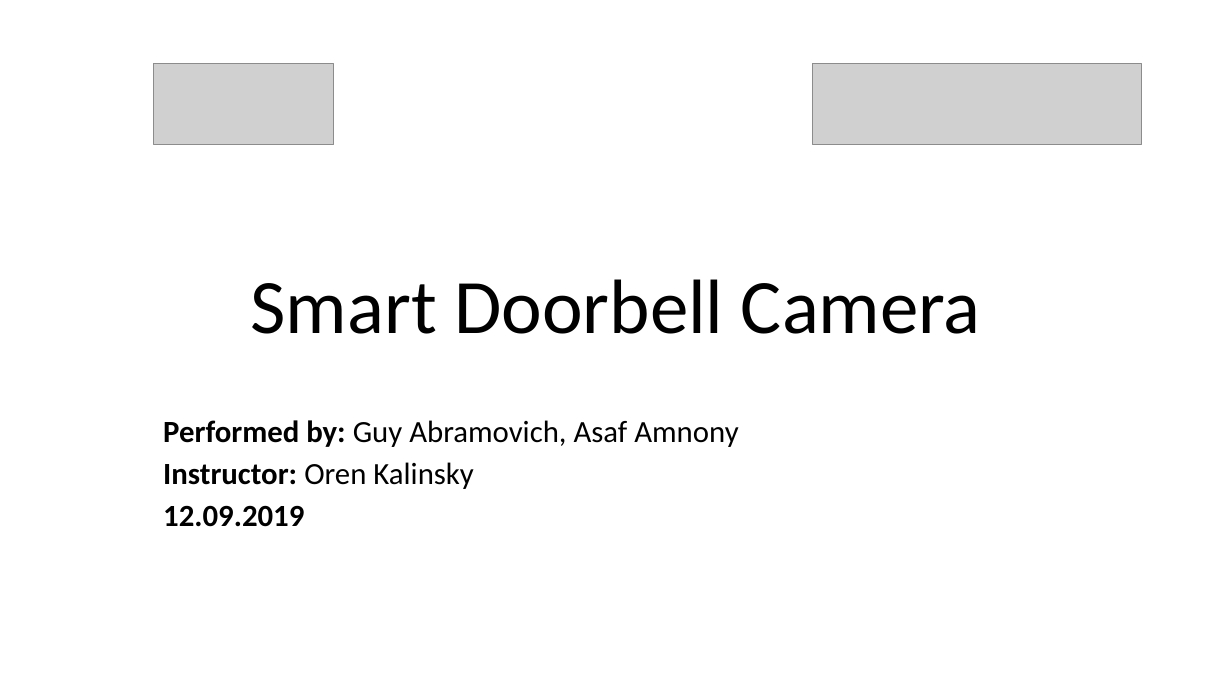
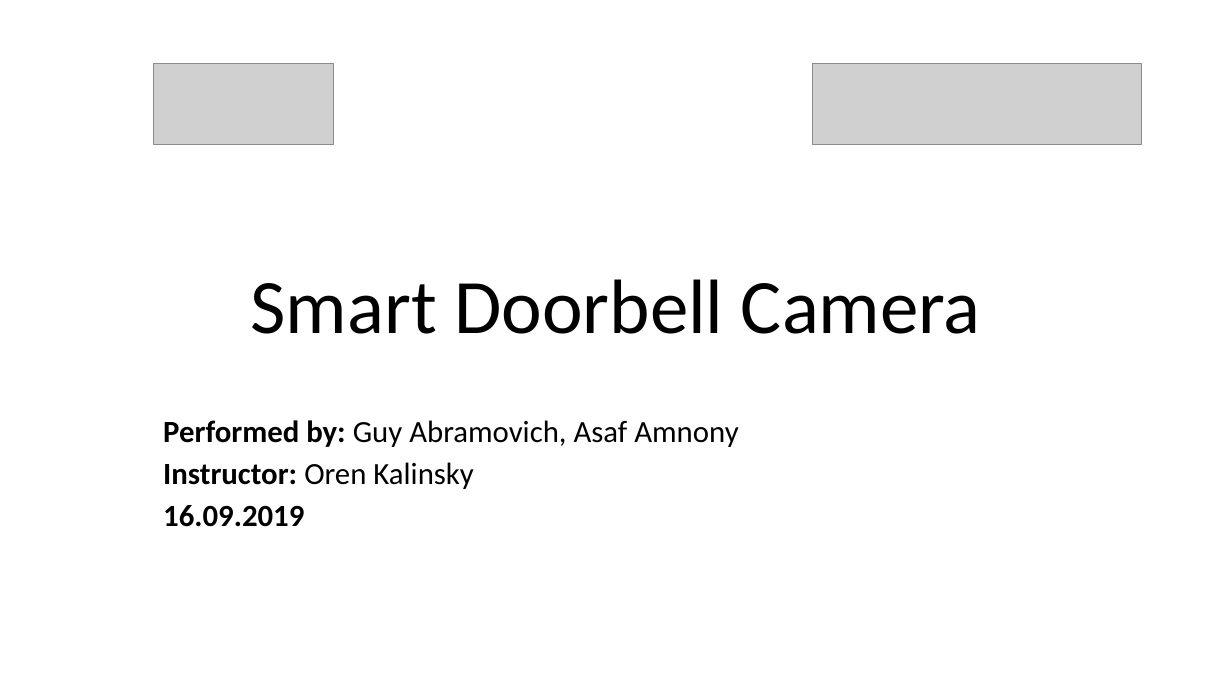
Before and after one commit to aamnony/Smart-Doorbell, a slide deck: slide 1 of docs/presentations/final.pptx. Drawn at 1232x693 pixels with LibreOffice and Linux fonts; fonts in the diff are those of the drawing; grey boxes stand for pictures. Boxes give left, top, right and bottom in pixels: in the first picture for what was removed or moved away, otherwise in the second. Text is boxed around its words. In the diff, an @@ line names an element or a change of style, - is before the commit and + after.

Commit message:
Updated date

```diff
--- a/docs/presentations/final.pptx
+++ b/docs/presentations/final.pptx
@@ subtitle at <box>163,505,304,527</box>: text changed @@
-12.09.2019
+16.09.2019
```
